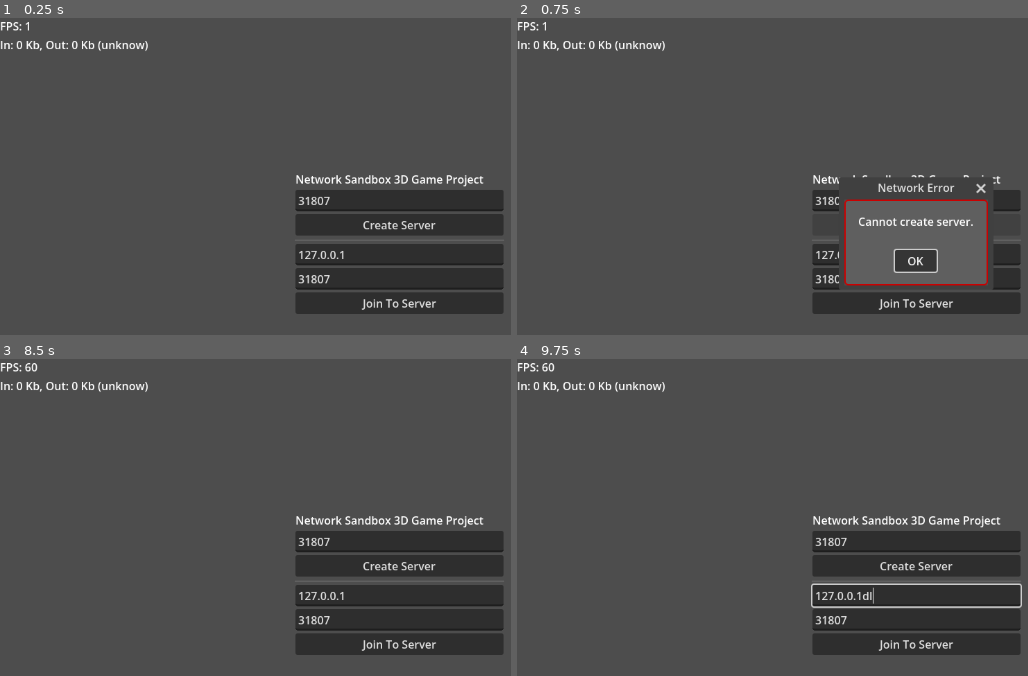
Above: before the commit, frames 1-4 (two rows, left to right).
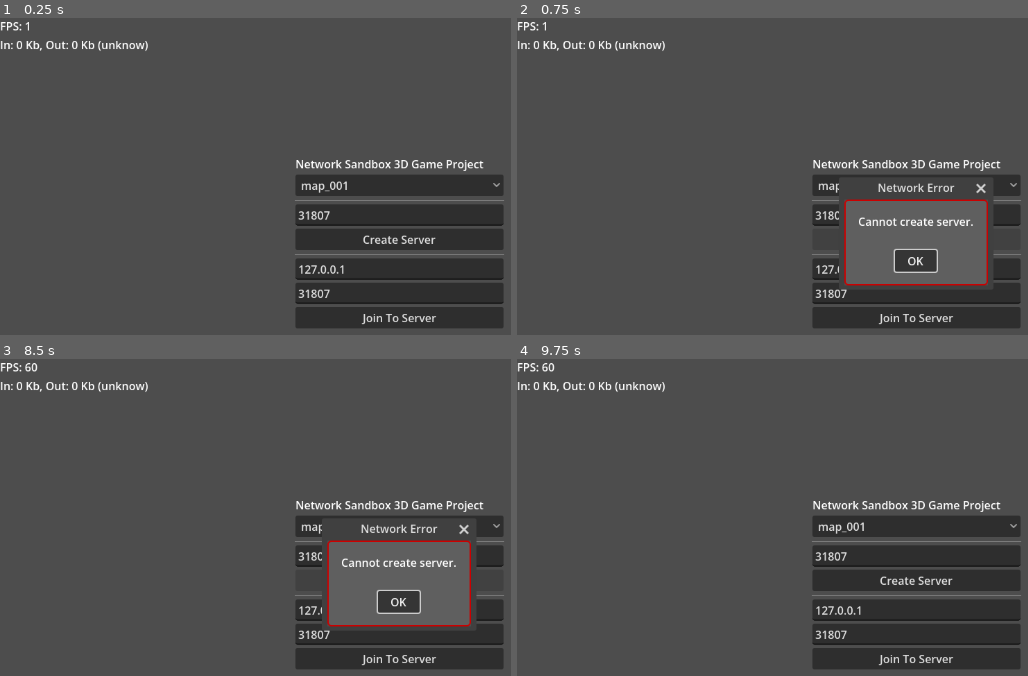
Above: after the commit, the same moments.

Repository: robb83/godot-multiplayer-sandbox-3d
Game: Godot game, scene res://scenes/main.tscn
Same seed, same stepped clock (60 frames per second), same inputs: the game is played once before the commit and once after it. Sound files missing from this copy of the repository are replaced by a short silence.
Inputs (mouse positions are in pixels of both pictures, inside the frame that each line leads up to):
- Up to frame 1 (0.25 s): no input
- Up to frame 2 (0.75 s): click "Create Server" at 0.5 s
- Up to frame 3 (8.5 s): click (398, 527) at 1.25 s, where only the run after the commit has a clickable "map_001"; click "Join To Server" at 2 s; click "OK" at 2.75 s; move the mouse to (outside the picture) at 3.52 s; hold D (move_right) 3.53-4.28 s; click (outside the picture) at 3.6 s; move the mouse to (240, 606) at 4.27 s; hold S (move_backward) 4.28-5.03 s; right-click (240, 606) at 4.35 s; move the mouse to (480, 485) at 5.02 s; hold D (move_right) 5.03-5.78 s; hold Ctrl (move_crouch) 5.03-5.78 s; move the mouse to (357, 672) at 5.77 s; hold P (admin_time_speedup) 5.78-6.53 s; tap Shift (move_run) at 5.85 s; click (357, 672) at 5.92 s; move the mouse to (outside the picture) at 6.52 s; hold A (move_left) 6.53-8.03 s; tap F (vehicle_hazard) at 6.6 s; move the mouse to (158, 517) at 7.27 s; tap K (vehicle_highbeam) at 7.35 s; move the mouse to (439, 584) at 8.02 s; hold S (move_backward) from 8.03 s (still down); hold H (vehicle_horn) from 8.03 s (still down); click (439, 584) at 8.17 s
- Up to frame 4 (9.75 s): release S (move_backward) at 8.75 s; release H (vehicle_horn) at 8.75 s; click (915, 603) at 8.75 s, where only the run after the commit has a clickable "OK"; move the mouse to (798, 469) at 9.52 s; hold D (move_right) from 9.53 s (still down); tap L (vehicle_lights) at 9.6 s

The runs differ from the first frame. In frame 1, 9.2% of the frame differs, in the area x 57-99%, y 44-98%; in frame 2, 4.6%; in frame 3, 12%; in frame 4, 9.4%.

Commit message:
feat: option for world selection

Diff:
--- a/scenes/main.gd
+++ b/scenes/main.gd
@@ -1,8 +1,6 @@
 extends Node
 
-const MAP_001 = preload("res://scenes/levels/map_001.tscn")
-
-@onready var levels: Node = $Levels
+@onready var worlds: Node = $Worlds
 @onready var menu_options: Control = $MenuOptions
 @onready var main_menu: Control = $MainMenu
 
@@ -32,12 +30,16 @@
 		Input.mouse_mode = Input.MOUSE_MODE_VISIBLE
 		if GameState.current_world:
 			#Clear GameState.current_world
-			levels.remove_child(GameState.current_world)
+			worlds.remove_child(GameState.current_world)
 	elif state == Network.NetworkState.LISTENING:
 		current_peer_id = multiplayer.get_unique_id()
 		main_menu.hide()
 		#Set GameState.current_world
-		levels.add_child(MAP_001.instantiate())
+		if GameState.selected_world:
+			var world_scene = load(GameState.selected_world.path)
+			worlds.add_child(world_scene.instantiate())
+		else:
+			Network.network_disconnect()
 	elif state == Network.NetworkState.CONNECTED:
 		current_peer_id = multiplayer.get_unique_id()
 		main_menu.hide()
--- a/scenes/main.tscn
+++ b/scenes/main.tscn
@@ -9,8 +9,8 @@
 script = ExtResource("1_sugp2")
 
 [node name="MultiplayerSpawner" type="MultiplayerSpawner" parent="." unique_id=496834420]
-_spawnable_scenes = PackedStringArray("uid://doue3vt7x21up")
-spawn_path = NodePath("../Levels")
+_spawnable_scenes = PackedStringArray("uid://doue3vt7x21up", "uid://b2yv3te40muni")
+spawn_path = NodePath("../Worlds")
 spawn_limit = 1
 
 [node name="LabelFPS" type="Label" parent="." unique_id=1578362403]
@@ -24,4 +24,4 @@
 
 [node name="MenuStatistics" parent="." unique_id=1323699873 instance=ExtResource("4_jyhfs")]
 
-[node name="Levels" type="Node" parent="." unique_id=45069525]
+[node name="Worlds" type="Node" parent="." unique_id=45069525]
--- a/scenes/ui/menu_main.gd
+++ b/scenes/ui/menu_main.gd
@@ -6,24 +6,40 @@
 @onready var button_cancel: Button = $CenterContainer/VBoxContainer/ButtonCancel
 @onready var button_create_server: Button = $CenterContainer/VBoxContainer/ButtonCreateServer
 @onready var button_join: Button = $CenterContainer/VBoxContainer/ButtonJoin
+@onready var option_worlds: OptionButton = $CenterContainer/VBoxContainer/OptionWorlds
 
-var _wait_for_connect = false
+var wait_for_connect = false
+var selectable_worlds = []
 
 func _ready():
+	_populate_options()
+
 	Network.state_changed.connect(_on_network_state_changed)
+
+func _populate_options():
+	selectable_worlds = GameState.get_worlds()
+	option_worlds.clear()
+	for world in selectable_worlds:
+		option_worlds.add_item(world.name)
 
 func _on_button_create_server_pressed() -> void:
 	AudioManager.play_click()
+	var selected = option_worlds.get_selected_id()
+	if selected < 0 or selected >= selectable_worlds.size():
+		UI.show_error_message("Error", "No World selected.")
+		return
+	GameState.selected_world = selectable_worlds[selected]
 	var host_port = int(edit_server_port_1.text)
 	button_cancel.visible = true
 	button_join.disabled = true
 	button_create_server.disabled = true
+	option_worlds.disabled = true
 	var err = Network.network_host(host_port)
 	if err != OK:
 		UI.show_error_message("Network Error", "Cannot create server.")
 
 func _on_button_join_pressed() -> void:
-	_wait_for_connect = false
+	wait_for_connect = false
 	AudioManager.play_click()
 	var ip = edit_server_ip_2.text
 	var port = int(edit_server_port_2.text)
@@ -31,14 +47,16 @@
 	button_cancel.visible = true
 	button_join.disabled = true
 	button_create_server.disabled = true
+	option_worlds.disabled = true
+
 	var err = Network.network_join(ip, port)
 	if err != OK:
 		UI.show_error_message("Network Error", "Cannot join to server.")
 	else:
-		_wait_for_connect = true
+		wait_for_connect = true
 
 func _on_button_cancel_pressed() -> void:
-	_wait_for_connect = false
+	wait_for_connect = false
 	AudioManager.play_click()
 	Network.network_disconnect()
 
@@ -48,11 +66,12 @@
 		button_cancel.visible = false
 		button_join.disabled = false
 		button_create_server.disabled = false
-		if _wait_for_connect:
-			_wait_for_connect = false
+		option_worlds.disabled = false
+		if wait_for_connect:
+			wait_for_connect = false
 			UI.show_error_message("Network Error", "Connection timeout.")
 	elif state == Network.NetworkState.LISTENING:
 		$CenterContainer.hide()
 	elif state == Network.NetworkState.CONNECTED:
 		$CenterContainer.hide()
-		_wait_for_connect = false
+		wait_for_connect = false
--- a/scenes/ui/menu_main.tscn
+++ b/scenes/ui/menu_main.tscn
@@ -27,6 +27,12 @@
 layout_mode = 2
 text = "Network Sandbox 3D Game Project"
 
+[node name="OptionWorlds" type="OptionButton" parent="CenterContainer/VBoxContainer" unique_id=1196512186]
+layout_mode = 2
+
+[node name="HSeparator1" type="HSeparator" parent="CenterContainer/VBoxContainer" unique_id=1498201502]
+layout_mode = 2
+
 [node name="EditServerPort1" type="LineEdit" parent="CenterContainer/VBoxContainer" unique_id=1576294122]
 layout_mode = 2
 text = "31807"
@@ -37,7 +43,7 @@
 text = "Create Server
 "
 
-[node name="HSeparator1" type="HSeparator" parent="CenterContainer/VBoxContainer" unique_id=1498201502]
+[node name="HSeparator2" type="HSeparator" parent="CenterContainer/VBoxContainer" unique_id=2049394572]
 layout_mode = 2
 
 [node name="EditServerIP2" type="LineEdit" parent="CenterContainer/VBoxContainer" unique_id=2128495966]
--- a/scripts/game_state.gd
+++ b/scripts/game_state.gd
@@ -2,3 +2,12 @@
 
 @export var menu_visible : bool = false
 @export var current_world = null
+@export var selected_world = null
+
+func get_worlds() -> Array:
+	var result = []
+	var resources = ResourceLoader.list_directory("res://scenes/levels")
+	for r in resources:
+		if r.ends_with(".tscn"):
+			result.append({ "name": r.get_basename(), "path": "res://scenes/levels/" + r })
+	return result
